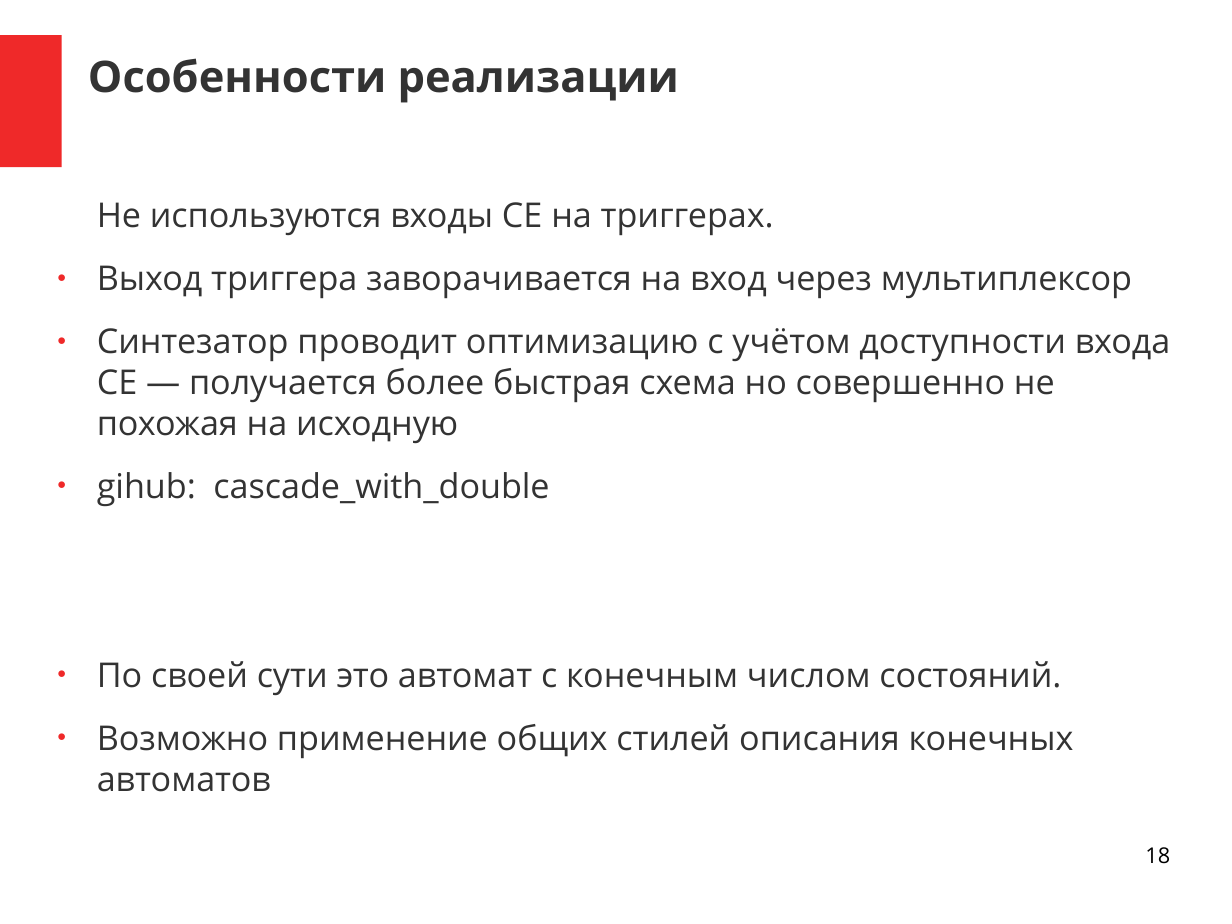
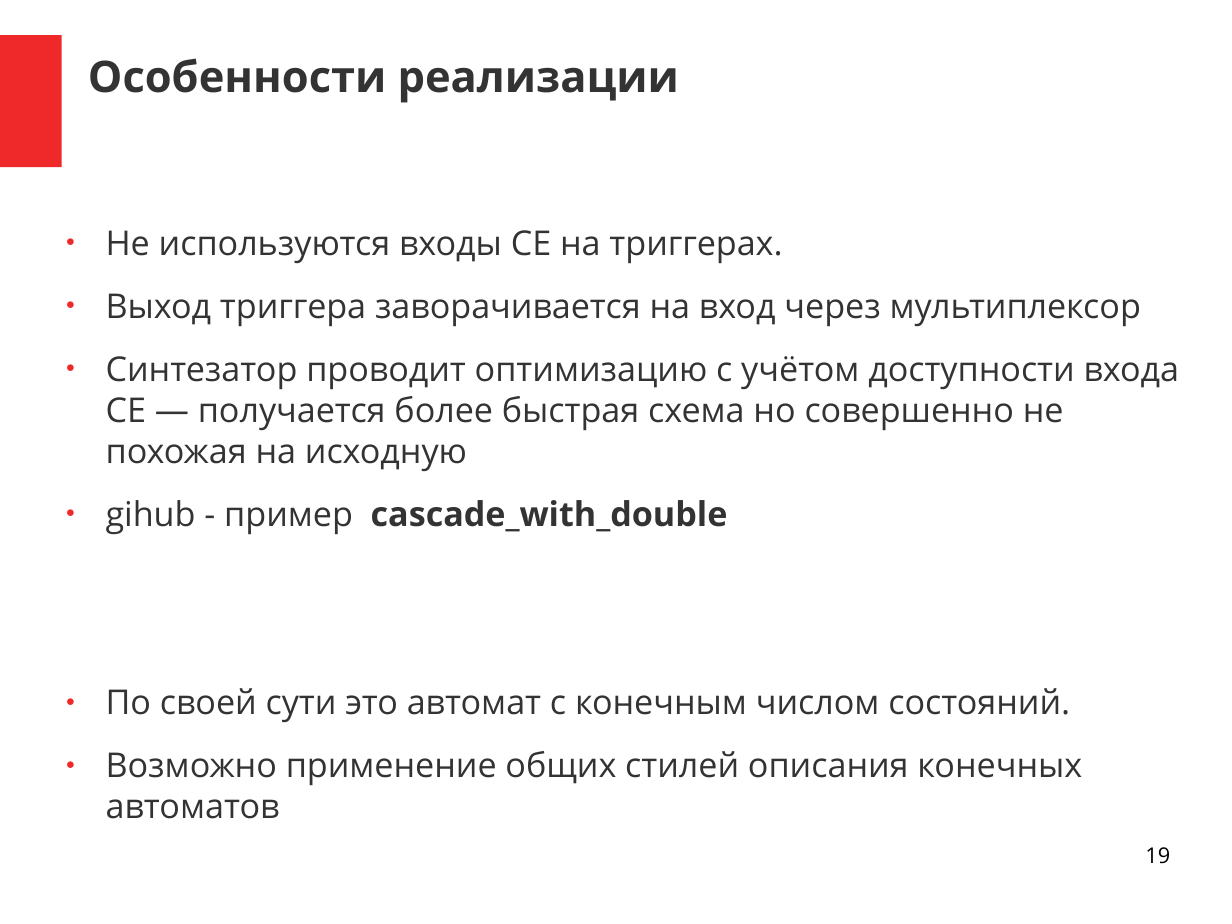
Before and after one commit to DigitalDesignSchool/2021dev, a slide deck: slide 19 of examples/presentation/pr_1.odp (slide 18 before the commit). Drawn at 1232x924 pixels with LibreOffice and Linux fonts; fonts in the diff are those of the drawing. Boxes give left, top, right and bottom in pixels: in the first picture for what was removed or moved away, otherwise in the second. Text is boxed around its words. In the diff, an @@ line names an element or a change of style, - is before the commit and + after.

```diff
--- a/examples/presentation/pr_1.odp
+++ b/examples/presentation/pr_1.odp
@@ text "Не используются входы CE на ...": place and size @@
-text "Не используются входы CE на ..." at box(97, 202, 1171, 792)
+text "Не используются входы CE на ..." at box(106, 230, 1180, 819)
@@ text at box(106, 230, 782, 264): bullet none to ● @@
@@ text at box(106, 500, 728, 535): text changed; bold on @@
-● gihub: cascade_with_double
+● gihub - пример cascade_with_double
@@ page number at box(1145, 847, 1170, 864): text changed @@
-18
+19
```
Also in this commit, not shown: 23 other slides changed, 5 slides added, 2 slides removed, 1 other file.
